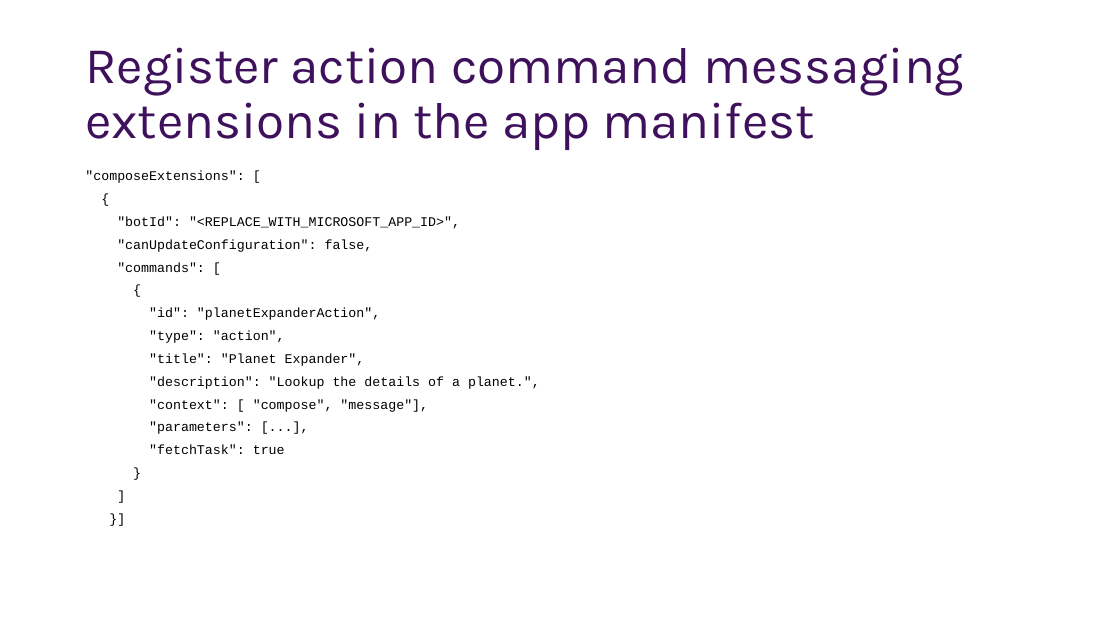
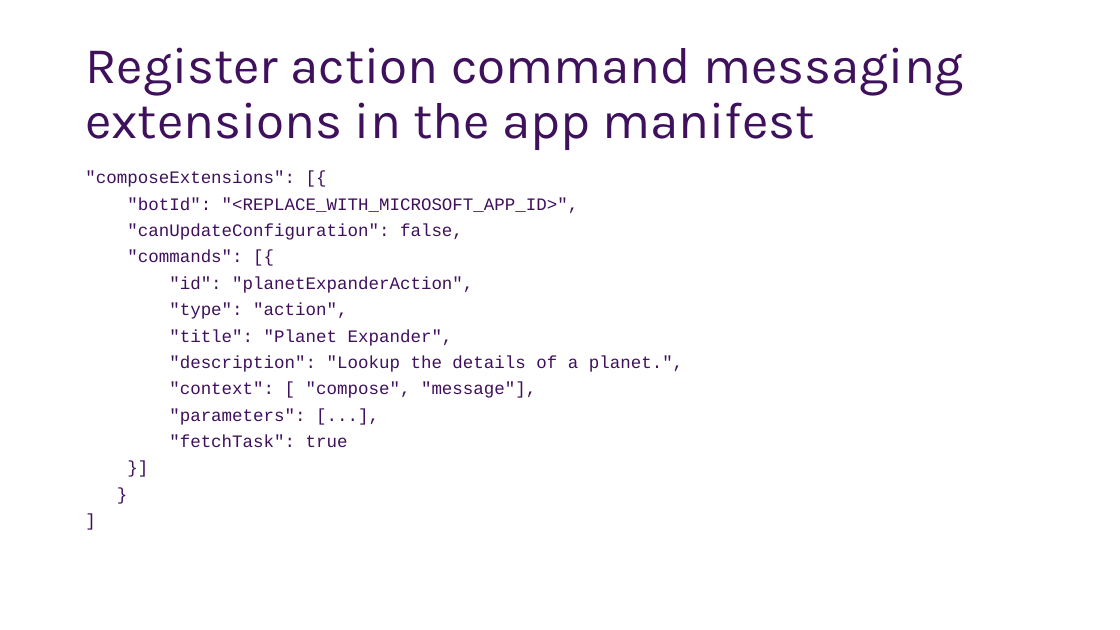
Before and after one commit to OfficeDev/TrainingContent, a slide deck: slide 9 of Teams/20 Messaging Extensions/slides.pptx. Drawn at 1120x630 pixels with LibreOffice and Linux fonts; fonts in the diff are those of the drawing; background and template pictures are left out. Boxes give left, top, right and bottom in pixels: in the first picture for what was removed or moved away, otherwise in the second. Text is boxed around its words. In the diff, an @@ line names an element or a change of style, - is before the commit and + after.

```diff
--- a/Teams/20 Messaging Extensions/slides.pptx
+++ b/Teams/20 Messaging Extensions/slides.pptx
@@ text at box(85, 171, 683, 447): paragraph added @@
+}]
@@ text at box(85, 171, 683, 447): paragraph removed @@
-}]
@@ text at box(85, 171, 295, 187): text changed; size 11.4 to 15 pt; text colour #000000 to #3F115C @@
-"composeExtensions": [
-{
+"composeExtensions": [{
@@ text at box(127, 198, 683, 447): size 11.4 to 15 pt, text colour #000000 to #3F115C in ""botId": "<REPLACE_WITH_MICROSOFT_APP_ID>",", ""canUpdateConfiguration": false,", ""id": "planetExpanderAction",", ""type": "action"," and 7 more places @@
@@ text at box(127, 250, 242, 263): text changed; size 11.4 to 15 pt; text colour #000000 to #3F115C @@
-"commands": [
-{
+"commands": [{
```
Also in this commit, not shown: 7 other slides changed, 31 other files.
